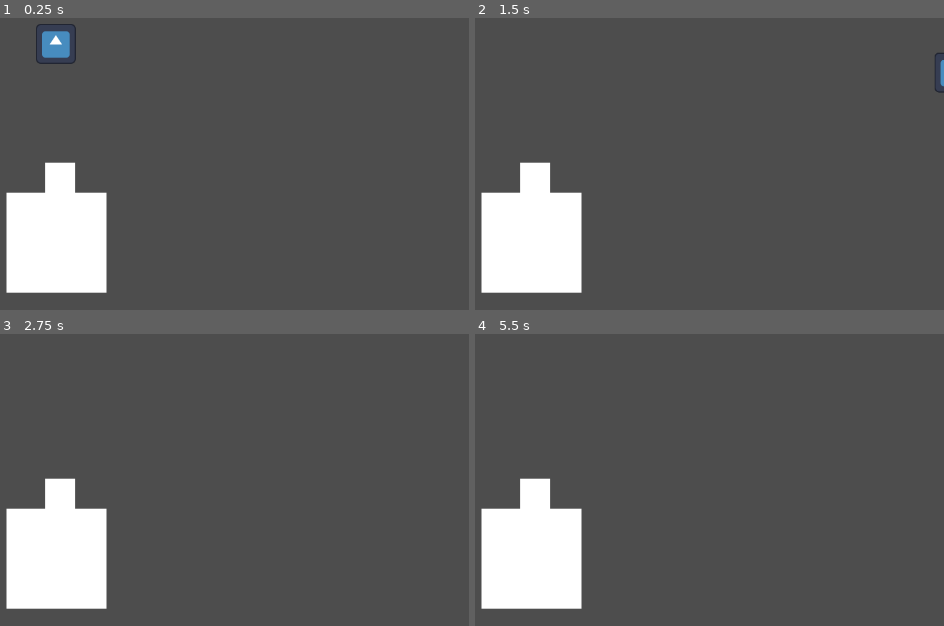
Above: before the commit, frames 1-4 (two rows, left to right).
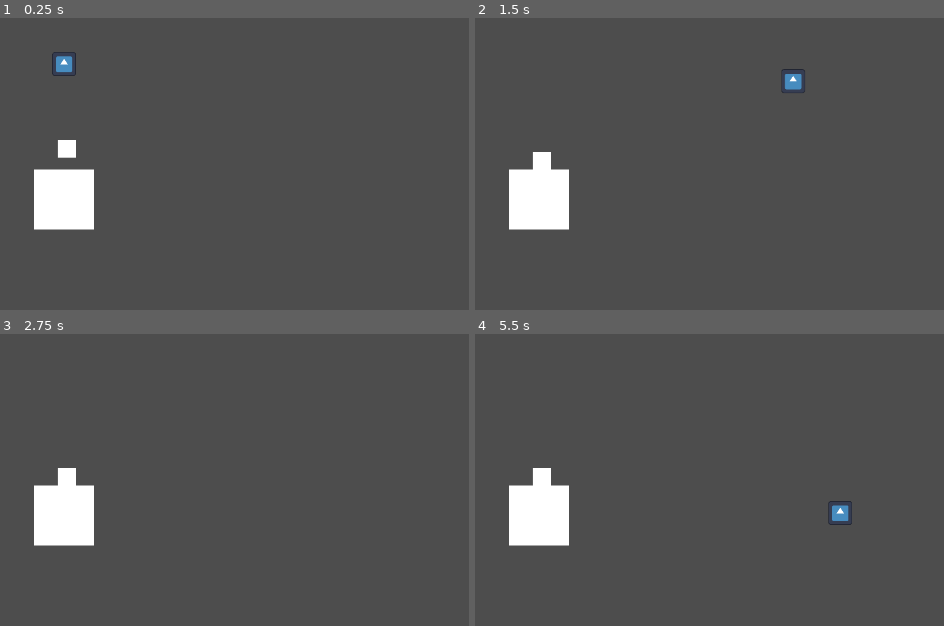
Above: after the commit, the same moments.

Repository: NotFrogga/LightIsDangerous
Game: Godot game, scene res://scenes/levels/test.tscn
The game is run twice, just before and just after one commit, with the same random seed, the same clock (stepped at 60 frames per second) and the same inputs. The engine's default icon, where the game draws it, is replaced by a stand-in: a white triangle on a blue panel in a dark square.
Inputs:
- Up to frame 1 (0.25 s): no input
- Up to frame 2 (1.5 s): hold Right (ui_right) 0.53-1.28 s; hold Space (Grab) 0.53-1.28 s; hold Down (ui_down) from 1.28 s (still down); tap Space (Grab) at 1.35 s
- Up to frame 3 (2.75 s): release Down (ui_down) at 2.03 s; hold Right (ui_right) from 2.03 s (still down); hold Space (Grab) from 2.03 s (still down)
- Up to frame 4 (5.5 s): tap Enter at 2.75, 4.25 s; release Right (ui_right) at 2.78 s; release Space (Grab) at 2.78 s; hold Up (ui_up) 2.78-3.53 s; tap Space (Grab) at 2.85, 3.5, 4.35, 5 s; hold Space (Grab) 3.53-4.28 s; hold Left (ui_left) 3.53-5.03 s; hold Down (ui_down) from 5.03 s (still down); hold Space (Grab) from 5.03 s (still down)

The runs differ from the first frame. In frame 1, 7.6% of the frame differs, in the area x 1-23%, y 2-95%; in frame 2, 6.9%; in frame 3, 6.6%; in frame 4, 6.8%.

Commit message:
test parameters

Diff:
--- a/scenes/levels/level.tscn
+++ b/scenes/levels/level.tscn
@@ -24,7 +24,6 @@
 
 [node name="Moth" parent="." instance=ExtResource("1_b2cq8")]
 position = Vector2(-879, 326)
-lock_rotation = true
 linear_damp = 2.0
 offset_curve = SubResource("Curve_oi3di")
 
--- a/scenes/levels/test.tscn
+++ b/scenes/levels/test.tscn
@@ -1,18 +1,28 @@
-[gd_scene load_steps=4 format=3 uid="uid://cpf3cl3gnhlxv"]
+[gd_scene load_steps=5 format=3 uid="uid://cpf3cl3gnhlxv"]
 
 [ext_resource type="PackedScene" uid="uid://basim08he675u" path="res://scenes/player/moth.tscn" id="1_8153q"]
 [ext_resource type="PackedScene" uid="uid://cqdetvg46ofnb" path="res://scenes/obstacles/block.tscn" id="2_52kye"]
 [ext_resource type="PackedScene" uid="uid://c2txvgm0owadh" path="res://scenes/object.tscn" id="3_yp2xm"]
 
+[sub_resource type="GDScript" id="GDScript_yp2xm"]
+script/source = "extends Camera2D
+"
+
 [node name="Test" type="Node2D"]
 
+[node name="Camera2D" type="Camera2D" parent="."]
+zoom = Vector2(0.6, 0.6)
+position_smoothing_enabled = true
+position_smoothing_speed = 8.0
+script = SubResource("GDScript_yp2xm")
+
 [node name="Moth" parent="." instance=ExtResource("1_8153q")]
-position = Vector2(619, 227)
+position = Vector2(-13, -168)
 collision_mask = 4
 
 [node name="StaticBody2D" parent="." instance=ExtResource("2_52kye")]
-position = Vector2(620, 545)
+position = Vector2(-13, 194)
 
 [node name="Object" parent="." instance=ExtResource("3_yp2xm")]
-position = Vector2(626, 425)
+position = Vector2(-6, 30)
 collision_mask = 5
